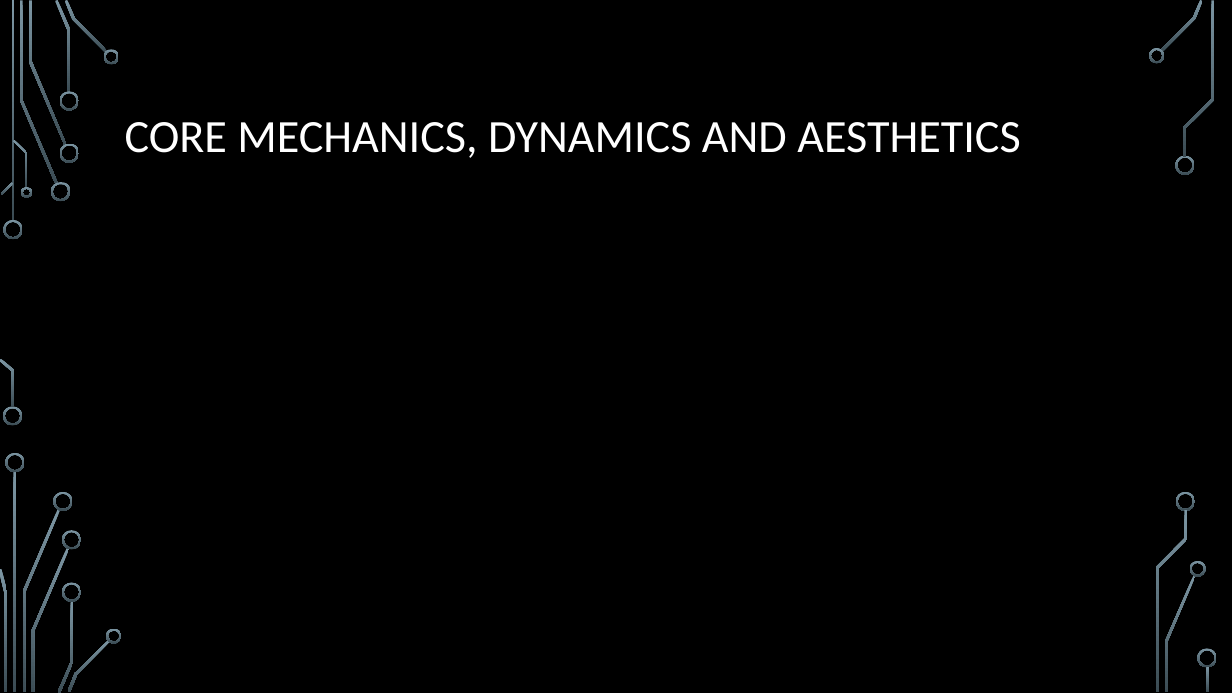
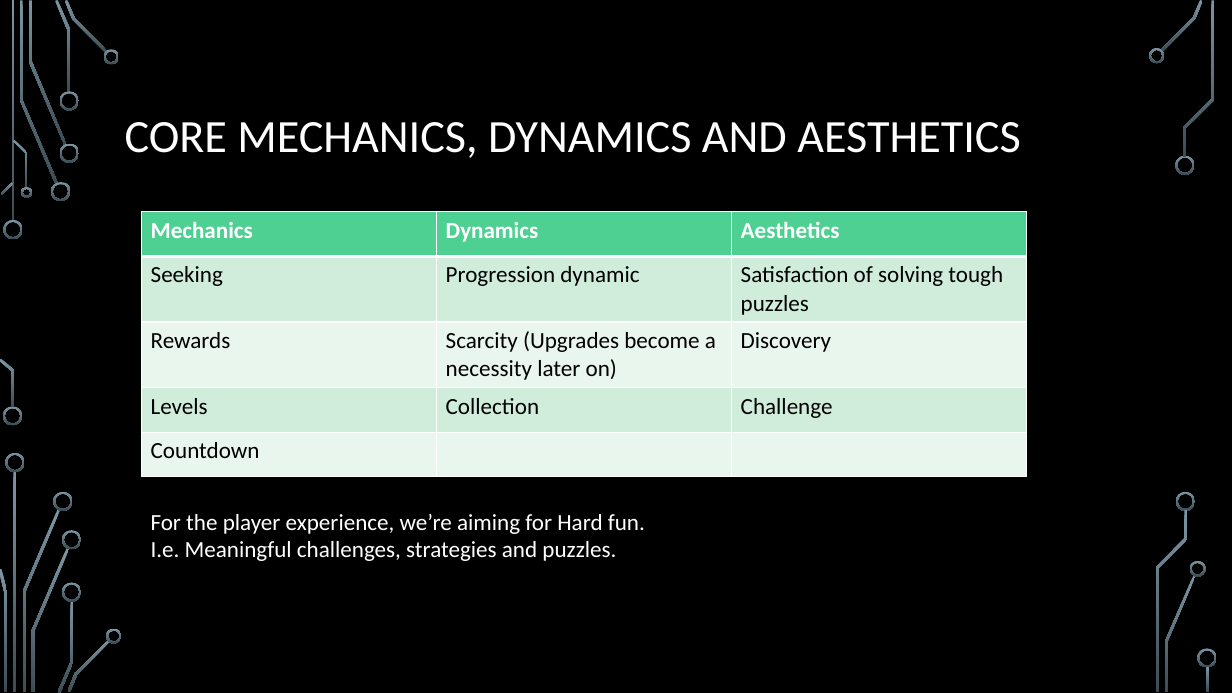
Before and after one commit to UoSGamesGroups/first-semester-l4-5-group-11, a slide deck: slide 6 of Presentations/L4-5-Group 11-First presentation.pptx (slide 5 before the commit). Drawn at 1232x693 pixels with LibreOffice and Linux fonts; fonts in the diff are those of the drawing; background and template pictures are left out. Boxes give left, top, right and bottom in pixels: in the first picture for what was removed or moved away, otherwise in the second. Text is boxed around its words. In the diff, an @@ line names an element or a change of style, - is before the commit and + after.

```diff
--- a/Presentations/L4-5-Group 11-First presentation.pptx
+++ b/Presentations/L4-5-Group 11-First presentation.pptx
@@ table added at [141, 212, 1026, 474], 5 rows, 3 columns @@
+Mechanics | Dynamics | Aesthetics
+Seeking | Progression dynamic | Satisfaction of solving tough puzzles
+Rewards | Scarcity (Upgrades become a necessity later on) | Discovery
+Levels | Collection | Challenge
+Countdown |  | 
@@ text added at [151, 514, 645, 561], 18 pt, text #FFFFFF @@
+For the player experience, we’re aiming for Hard fun.
+I.e. Meaningful challenges, strategies and puzzles.
```
Also in this commit, not shown: 2 slides added, 2 slides removed.
